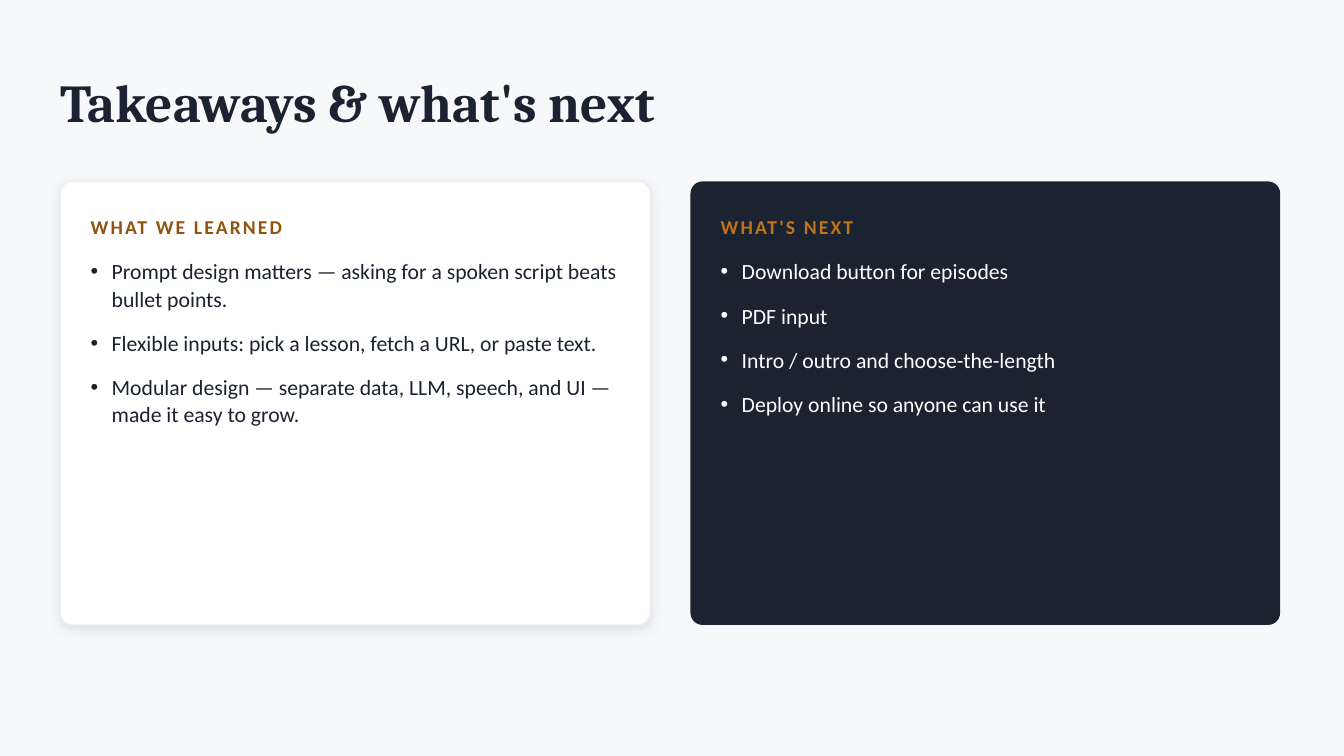
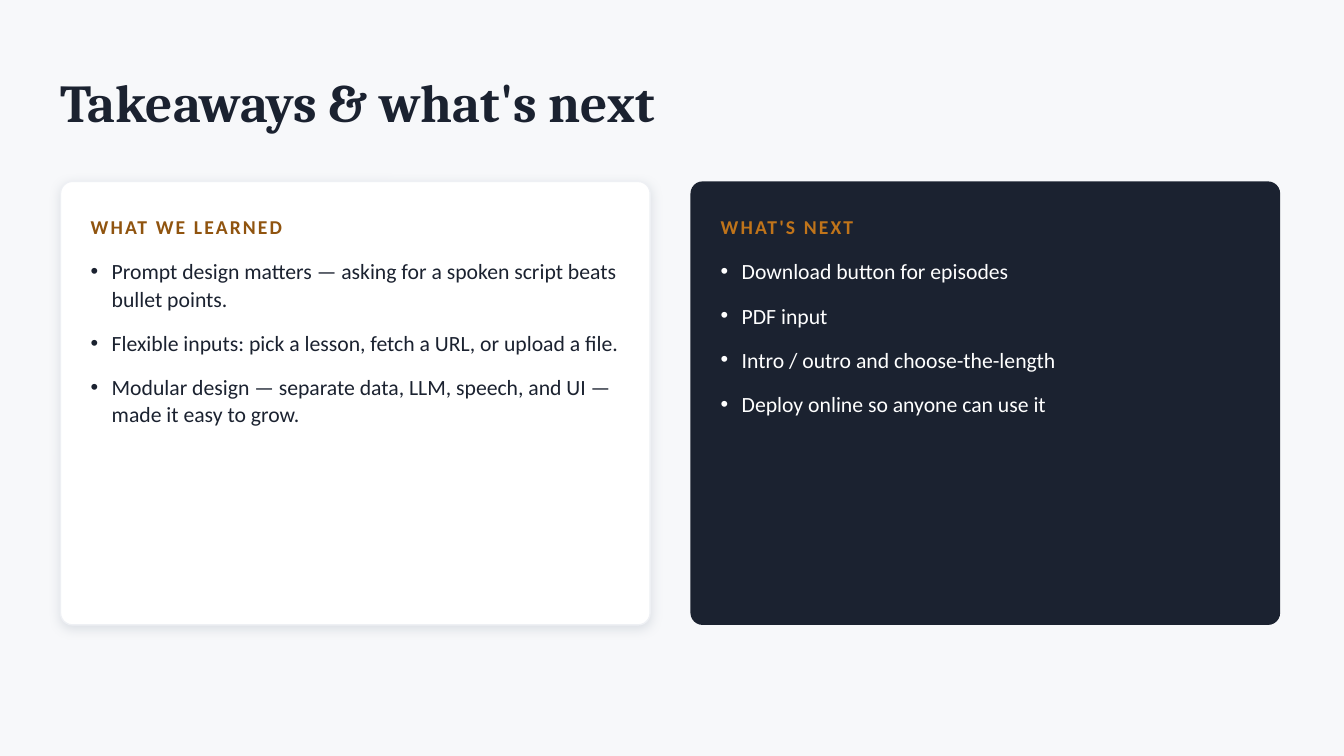
Before and after one commit to nyelugo/PROJECT-Podcast-Studio, a slide deck: slide 5 of Podcast-Studio-Presentation.pptx. Drawn at 1344x756 pixels with LibreOffice and Linux fonts; fonts in the diff are those of the drawing. Boxes give left, top, right and bottom in pixels: in the first picture for what was removed or moved away, otherwise in the second. Text is boxed around its words. In the diff, an @@ line names an element or a change of style, - is before the commit and + after.

```diff
--- a/Podcast-Studio-Presentation.pptx
+++ b/Podcast-Studio-Presentation.pptx
@@ text at bbox=[112, 336, 618, 355]: text changed @@
-• Flexible inputs: pick a lesson, fetch a URL, or paste text.
+• Flexible inputs: pick a lesson, fetch a URL, or upload a file.
```
Also in this commit, not shown: 2 other slides changed, 6 other files.
